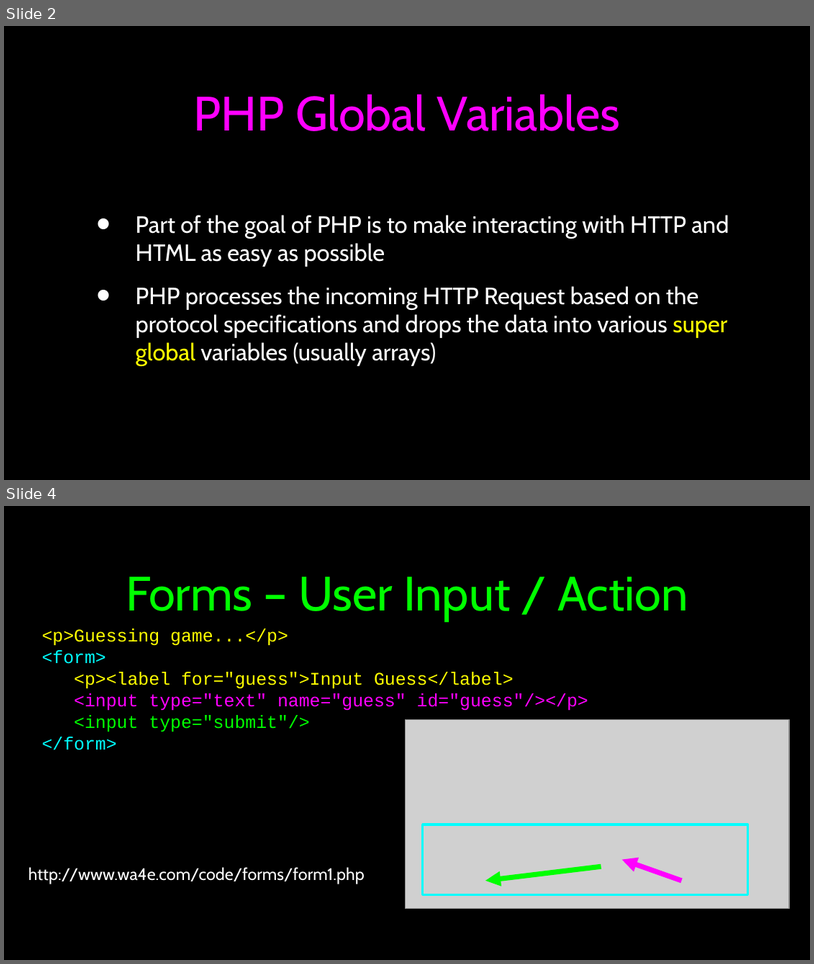
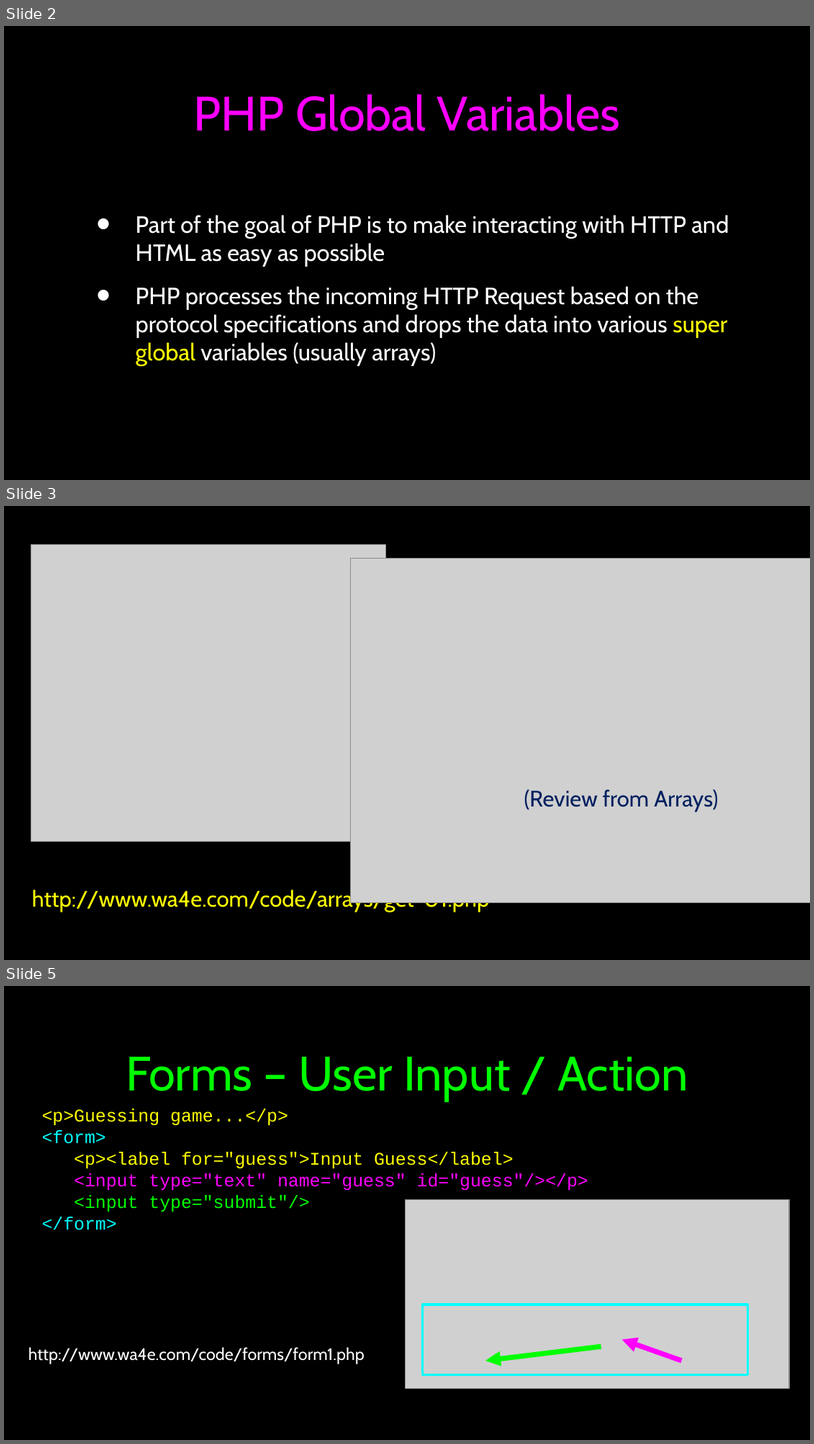
Before and after one commit to csev/wa4e, a slide deck: lectures/PHP-04-Forms.ppt. Shown one above the other, each under a label of ours: slides 2 and 4 before the commit, slides 2, 3 and 5 after it; the slides between them are not shown. The pictures are 814x964 and 814x1444 pixels, drawn with LibreOffice and Linux fonts; fonts in the diff are those of the drawing; grey boxes stand for pictures. Boxes give left, top, right and bottom in pixels: in the first picture for what was removed or moved away, otherwise in the second. Text is boxed around its words. In the diff, an @@ line names an element or a change of style, - is before the commit and + after.

```diff
--- a/lectures/PHP-04-Forms.ppt
+++ b/lectures/PHP-04-Forms.ppt
@@ slide 3 added at (4,506,810,960), background #000000; not listed: 1 template element that a slide beside it also shows @@
@@ picture added at (31,545,386,842) @@
@@ picture added at (351,559,810,903) @@
@@ text added at (525,789,718,811), 20 pt, text #002060 @@
+(Review from Arrays)
@@ text added at (32,888,489,912), 20 pt, text #FFFF00 @@
+http://www.wa4e.com/code/arrays/get-01.php
@@ what was slide 4 is now slide 5 @@
```
Also in this commit, not shown: 4 slides changed, 1 other file.
